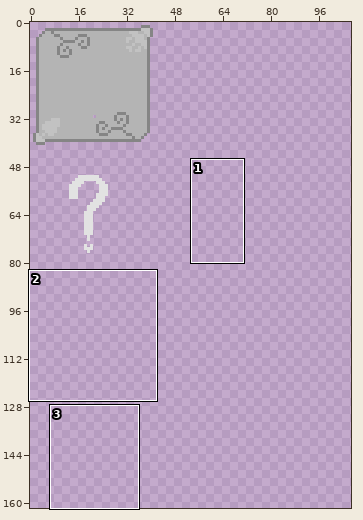
One commit to this sprite sheet: assets/2x/boons.png. The picture above shows the old version from afar; the outline marks the close-up.
Close-up. The starting point:
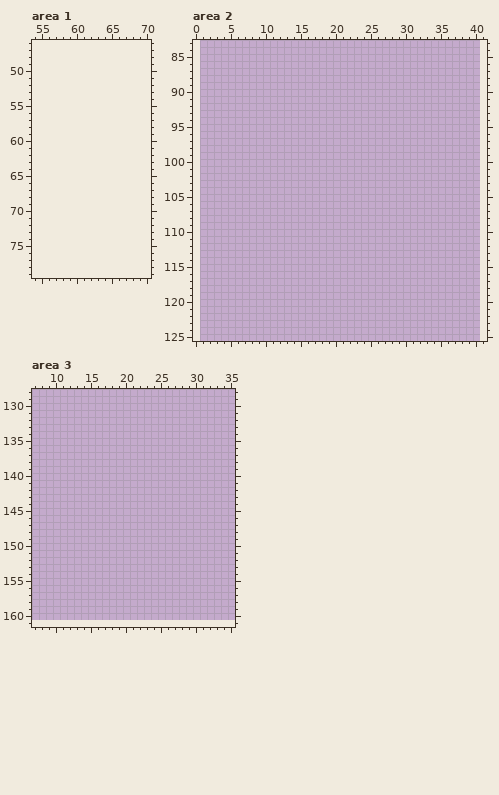
The file is 80x320 pixels, drawn in blocks of 2x2; one block is one cell here. Colours within 5 levels of each other are drawn and written as one. Shown: area 1: x 54..70, y 46..79; area 2: x 0..41, y 83..125; area 3: x 7..35, y 128..161. The old version is drawn lined up with the new one, on the new canvas. The wide view leaves out empty margins. The commit also changed other parts of the picture, which this record leaves out.
Palette (. is transparent): 
The result:
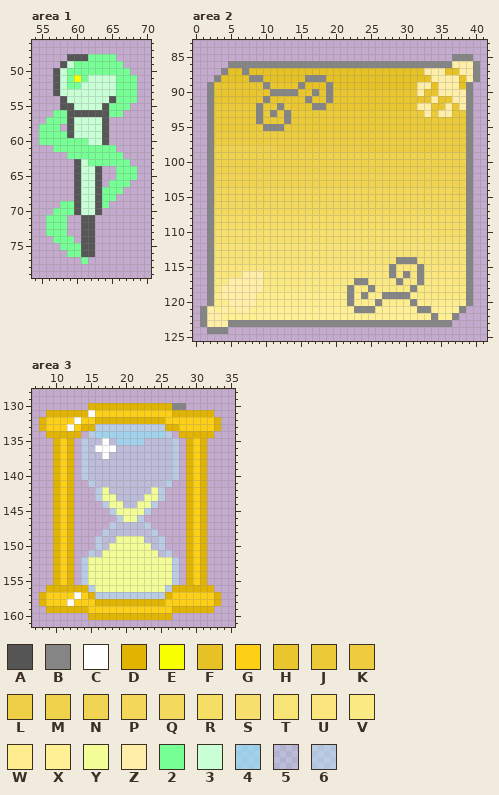
Colours new in this view: A #565656  B #858585  C #ffffff  D #e0b400  E #f8ff00  F #e7c224  G #fdd017  H #e9c62d  J #ebca37  K #edcd3f  L #eecf45  M #efd24b  N #f1d552  P #f2d758  Q #f3da5f  R #f5dd66  S #f6df6c  T #f8e376  U #fae67d  V #fbe984  W #fded8e  X #fff095  Y #f2fd98  Z #ffeea8  2 #75ff94  3 #c8ffd5  4 #8bebff9a  5 #a4efff41  6 #aff1ff78
What changed:
canvas 40x160 -> 169x162, the old top-left corner now at 1,1
Changed rows in their new state; - is an unchanged pixel.
Area 1:
first column x 55:
48 ----AAA2222---
49 ---A32222222--
50 --A3222222222-
51 --A32E23333222
52 --A32233333222
53 --A33333333222
54 ---A333333A222
55 ---AA3333A222-
56 --22AAAAAA22--
57 -222A3333A----
58 222-A3333A----
59 2222A3333A----
60 222222233A----
61 --222222222---
62 ----22222222--
63 -----A3222222-
64 -----A33A--222
65 -----A33A--222
66 -----A33A-222-
67 -----A33A222--
68 -----A33A22---
69 ---22A33A2----
70 --222A33A-----
71 -222--AA------
72 -222--AA------
73 -222--AA------
74 --222-AA------
75 ---222AA------
76 ----22AA------
77 ------2-------
Area 2:
first column x 1:
 85 ------------------------------------BBB-
 86 ----BBBBBBBBBBBBBBBBBBBBBBBBBBBBBBBBZZZB
 87 ---BFFBFFFFFFFFFFFFFFFFFFFFFFFFFZZZFFZZB
 88 --BFFFFBBFFFFFFBBBFFFFFFFFFFFFFFFZZZZFZB
 89 -BHHHHHHHBHHHHBFFFBFFFFFFFFFFFFZZFZZZFB-
 90 -BHHHHHHHHBBBBHHBHBHHHHHHHHHHHHZHHZZZZB-
 91 -BHHHHHHHBHHHHHBHHBHHHHHHHHHHHHHHZHHZZB-
 92 -BJJJJJJBJJBJHHHBBHHHHHHHHHHHHHZZHHZHZB-
 93 -BJJJJJJBJBJBJJJJJJJJJJJJJJJJJJJZJZZJJB-
 94 -BJJJJJJBJJJBJJJJJJJJJJJJJJJJJJJJJJJJJB-
 95 -BJJJJJJJBBBJJJJJJJJJJJJJJJJJJJJJJJJJJB-
 96 -BKKKKKKKKKKKKKKKKKKKKKKKKKKKKKKKKKKKKB-
 97 -BKKKKKKKKKKKKKKKKKKKKKKKKKKKKKKKKKKKKB-
 98 -BMMMMMMMMMLLLLLLLLLLLLLKKKKKKKKKKKKKKB-
 99 -BMMMMMMMMMMMMMMMMMMMMMMMMMMMMMMMMMMMMB-
100 -BMMMMMMMMMMMMMMMMMMMMMMMMMMMMMMMMMMMMB-
101 -BMMMMMMMMMMMMMMMMMMMMMMMMMMMMMMMMMMMMB-
102 -BNNNNNNNNNNNNNNNNNNNNNNNNNNNNNNNNNNNNB-
103 -BNNNNNNNNNNNNNNNNNNNNNNNNNNNNNNNNNNNNB-
104 -BPPPPPPPPPPPPPPPPPPPPPPPPPPPPPPPPPPNNB-
105 -BPPPPPPPPPPPPPPPPPPPPPPPPPPPPPPPPPPPPB-
106 -BQQQQQQQQQQQQQQQQQQQQQQQQQQQQQQQQQQQQB-
107 -BQQQQQQQQQQQQQQQQQQQQQQQQQQQQQQQQQQQQB-
108 -BRRRRRRRRRRRRRRRRRRRRRRRRRRRRRRRRRRRRB-
109 -BRRRRRRRRRRRRRRRRRRRRRRRRRRRRRRRRRRRRB-
110 -BSSSSSSSSSSSSSSSSSSSSSSSSSSSSSSSSRRRRB-
111 -BSSSSSSSSSSSSSSSSSSSSSSSSSSSSSSSSSSSSB-
112 -BTTTTTTTTTTTTTTTTTTTTTTTTTTTTTTTTTTTTB-
113 -BTTTTTTTTTTTTTTTTTTTTTTTTTTTTTTTTTTTTB-
114 -BTTTTTTTTTTTTTTTTTTTTTTTTTTBBBTTTTTTTB-
115 -BUUUUUUUUUUUUUUUUUUUUUUUUUBUUUBUUUUUUB-
116 -BUUUUZZZUUUUUUUUUUUUUUUUUUBUBUBUUUUUUB-
117 -BVVZZZZZVVVVVVVVVVVVVBBVVVVBVVBVVVVUUB-
118 -BVZZZZZZVVVVVVVVVVVVBVVBVVVVVBVVVVVVVB-
119 -BWZZZZZWWWWWWWWWWWWWBWBWWBBBBWVVVVVVVB-
120 -BWWZZZZWWWWWWWWWWWWWBWWWBWWWWBWWWWWWWB-
121 BZXZXZZXXXXXXXXXXXXXXXBBBXXXXXXBBXXXXB--
122 BZZXXXXXXXXXXXXXXXXXXXXXXXXXXXXXXBXXB---
123 BZZZBBBBBBBBBBBBBBBBBBBBBBBBBBBBBBBB----
124 -BBB------------------------------------
Area 3:
first column x 8:
130 -------DDDDDDDDDDDDBB-----
131 -DDDDDDCGGGGGGGGGGGDDDDDD-
132 DGGGGCGGDDDDDDDDDDGGGGGGGD
133 DGGGCGDD6666666666DDGGGGGD
134 -DDDDD-644444444446-DDDDD-
135 --DGD-655C5444455556-DGD--
136 --DGD-65CCC555555556-DGD--
137 --DGD-655C5555555556-DGD--
138 --DGD-65555555555556-DGD--
139 --DGD-65555555555556-DGD--
140 --DGD-65555555555556-DGD--
141 --DGD--655555555556--DGD--
142 --DGD---6Y555555Y6---DGD--
143 --DGD---6YY5555YY6---DGD--
144 --DGD----6YY55YY6----DGD--
145 --DGD-----6YYYY6-----DGD--
146 --DGD------6YY6------DGD--
147 --DGD-----655556-----DGD--
148 --DGD----65555556----DGD--
149 --DGD---655YYYY556---DGD--
150 --DGD---65YYYYYY56---DGD--
151 --DGD--65YYYYYYYY56--DGD--
152 --DGD-6YYYYYYYYYYYY6-DGD--
153 --DGD-6YYYYYYYYYYYY6-DGD--
154 --DGD-6YYYYYYYYYYYY6-DGD--
155 --DGD-6YYYYYYYYYYYY6-DGD--
156 -DDDDDD6YYYYYYYYYY6DDDDDD-
157 DGGGGCGD6666666666DGGGGGGD
158 DGGGCGGGDDDDDDDDDDGGGGGGGD
159 -DDDDDDGGGGGGGGGGGGDDDDDD-
160 -------DDDDDDDDDDDD-------
